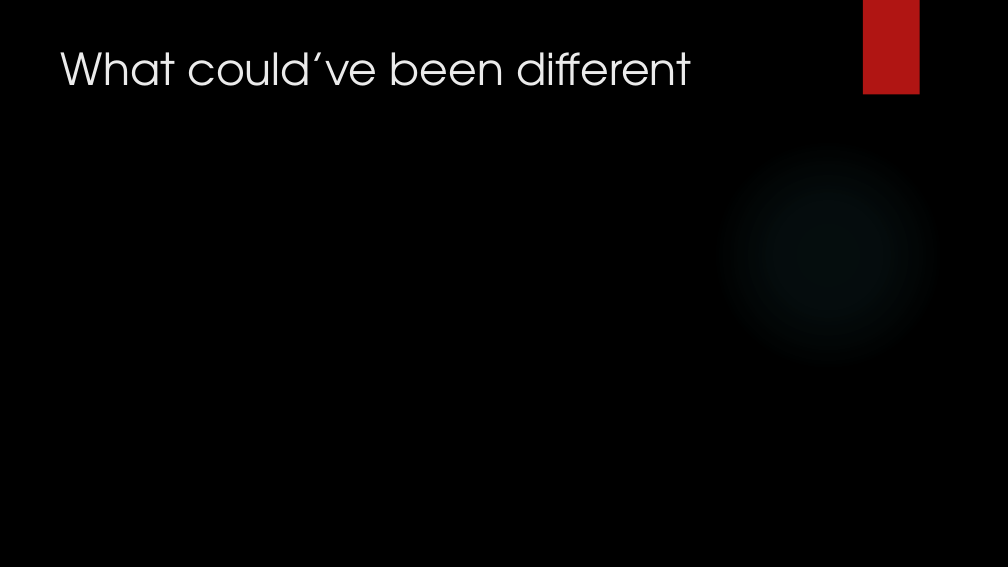
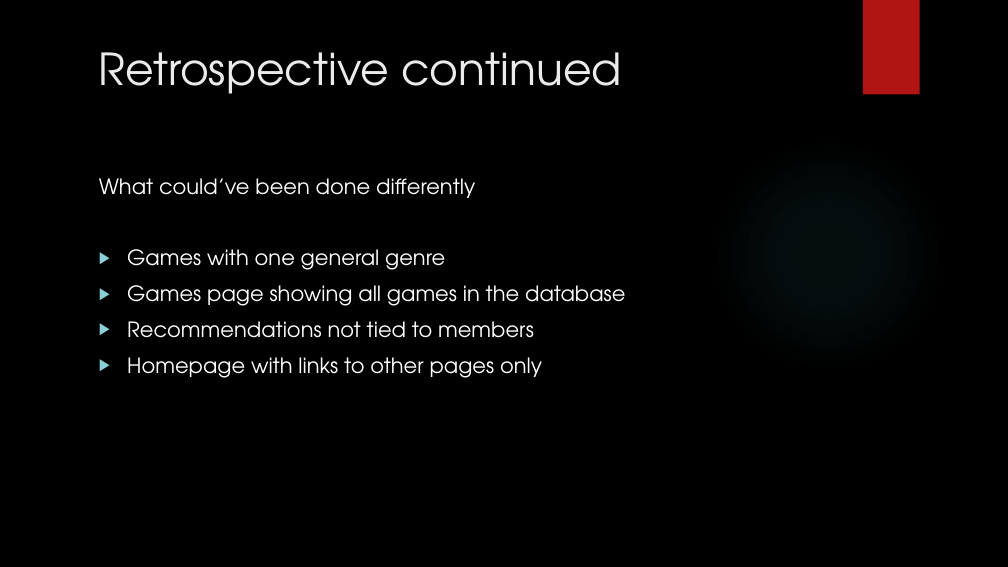
Before and after one commit to EkowTheGreat/QACstuff, a slide deck: slide 12 of SoloProj/Presentation.pptx (slide 10 before the commit). Drawn at 1008x567 pixels with LibreOffice and Linux fonts; fonts in the diff are those of the drawing; background and template pictures are left out. Boxes give left, top, right and bottom in pixels: in the first picture for what was removed or moved away, otherwise in the second. Text is boxed around its words. In the diff, an @@ line names an element or a change of style, - is before the commit and + after.

```diff
--- a/SoloProj/Presentation.pptx
+++ b/SoloProj/Presentation.pptx
@@ title at (99,52,622,94): text changed @@
-What could’ve been different
+Retrospective continued
@@ text added at (99,178,625,378), 20 pt, text #FFFFFF @@
+What could’ve been done differently
+▶ Games with one general genre
+▶ Games page showing all games in the database
+▶ Recommendations not tied to members
+▶ Homepage with links to other pages only
```
Also in this commit, not shown: 4 other slides changed, 3 slides added, 1 slide removed.
